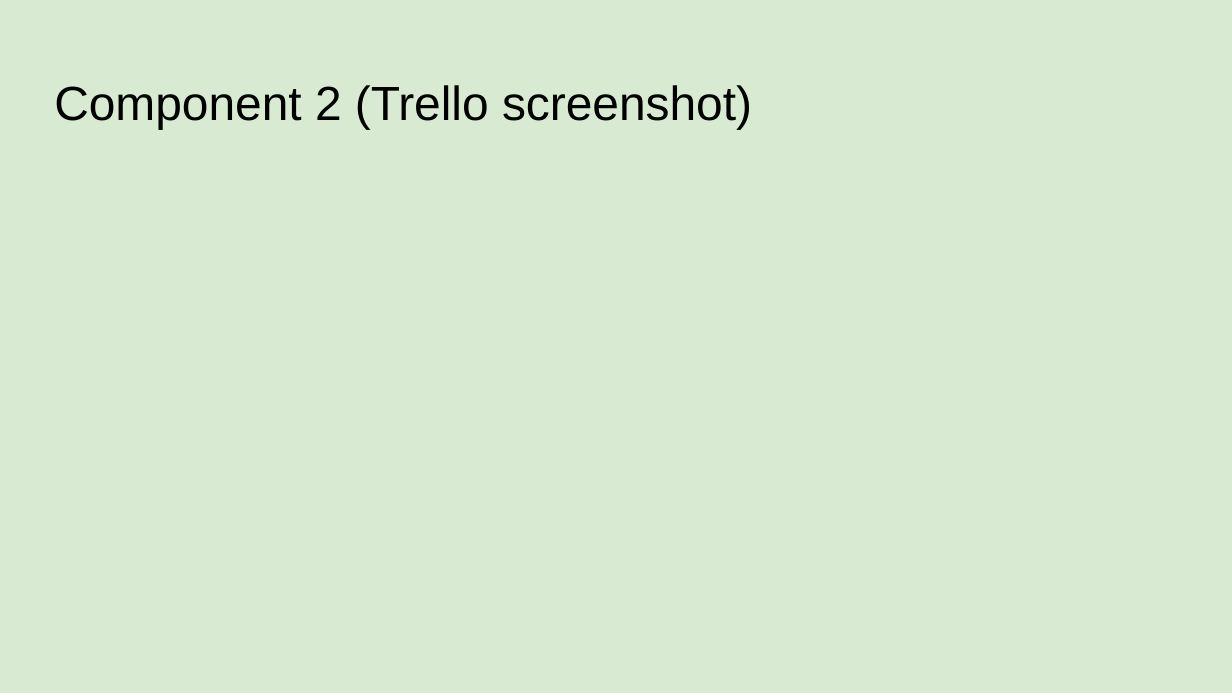
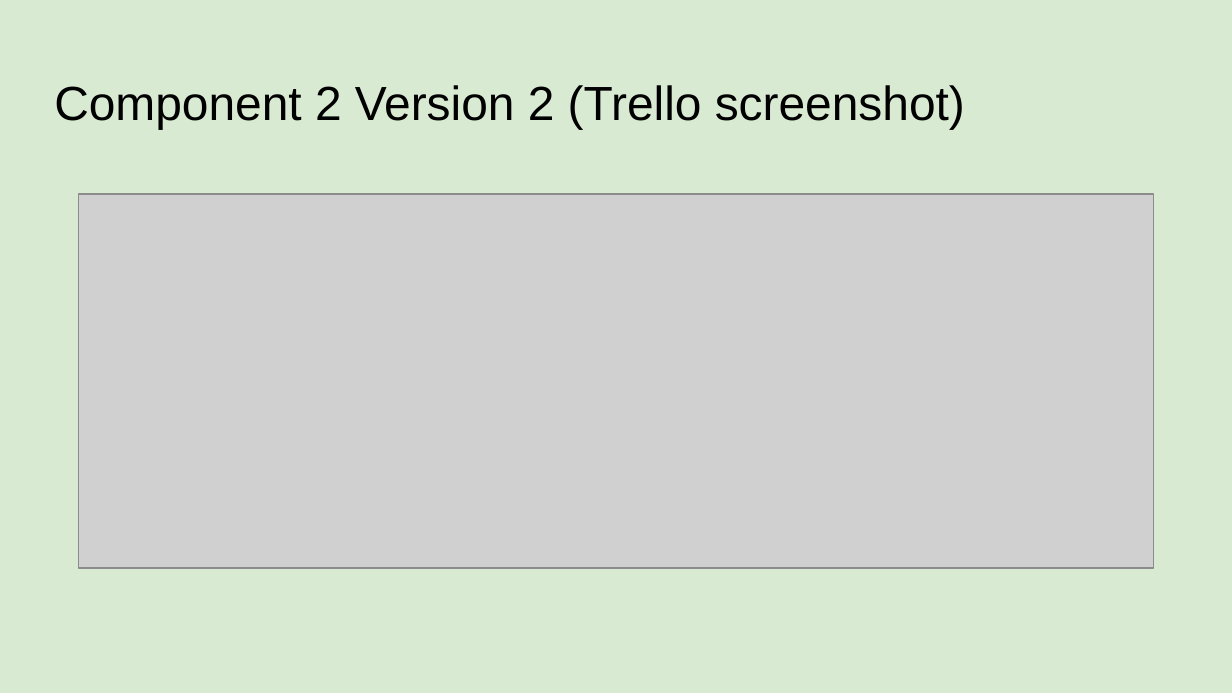
Before and after one commit to danettp/pizza_bot, a slide deck: slide 8 of 022_91893+_+91897+Documentation.pptx (slide 13 before the commit). Drawn at 1232x693 pixels with LibreOffice and Linux fonts; fonts in the diff are those of the drawing; grey boxes stand for pictures. Boxes give left, top, right and bottom in pixels: in the first picture for what was removed or moved away, otherwise in the second. Text is boxed around its words. In the diff, an @@ line names an element or a change of style, - is before the commit and + after.

```diff
--- a/022_91893+_+91897+Documentation.pptx
+++ b/022_91893+_+91897+Documentation.pptx
@@ title at (54, 85, 965, 129): text changed @@
-Component 2 (Trello screenshot)
+Component 2 Version 2 (Trello screenshot)
@@ picture added at (79, 193, 1153, 568) @@
```
Also in this commit, not shown: 1 other slide changed, 1 slide added, 1 other file.
